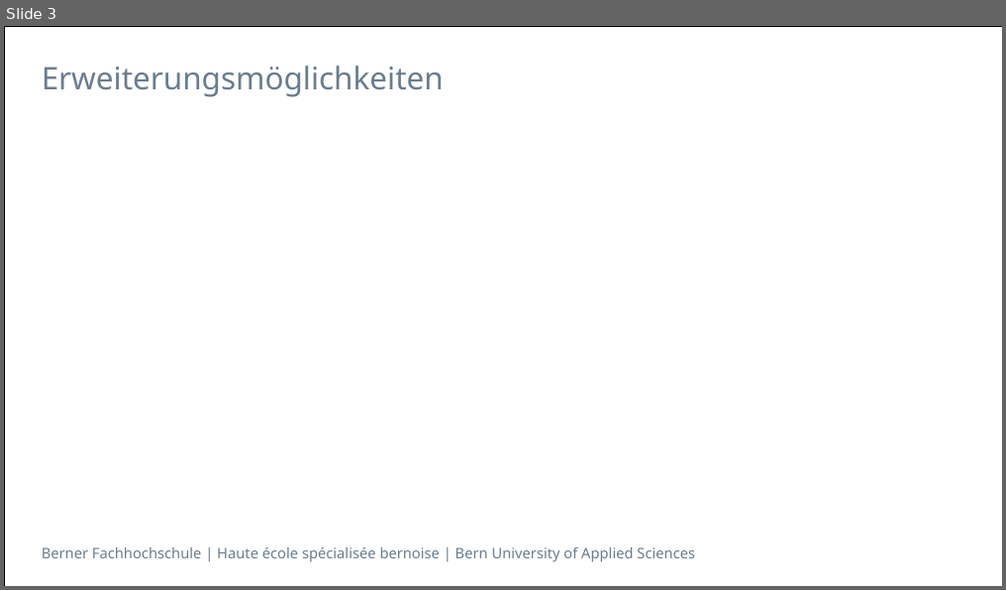
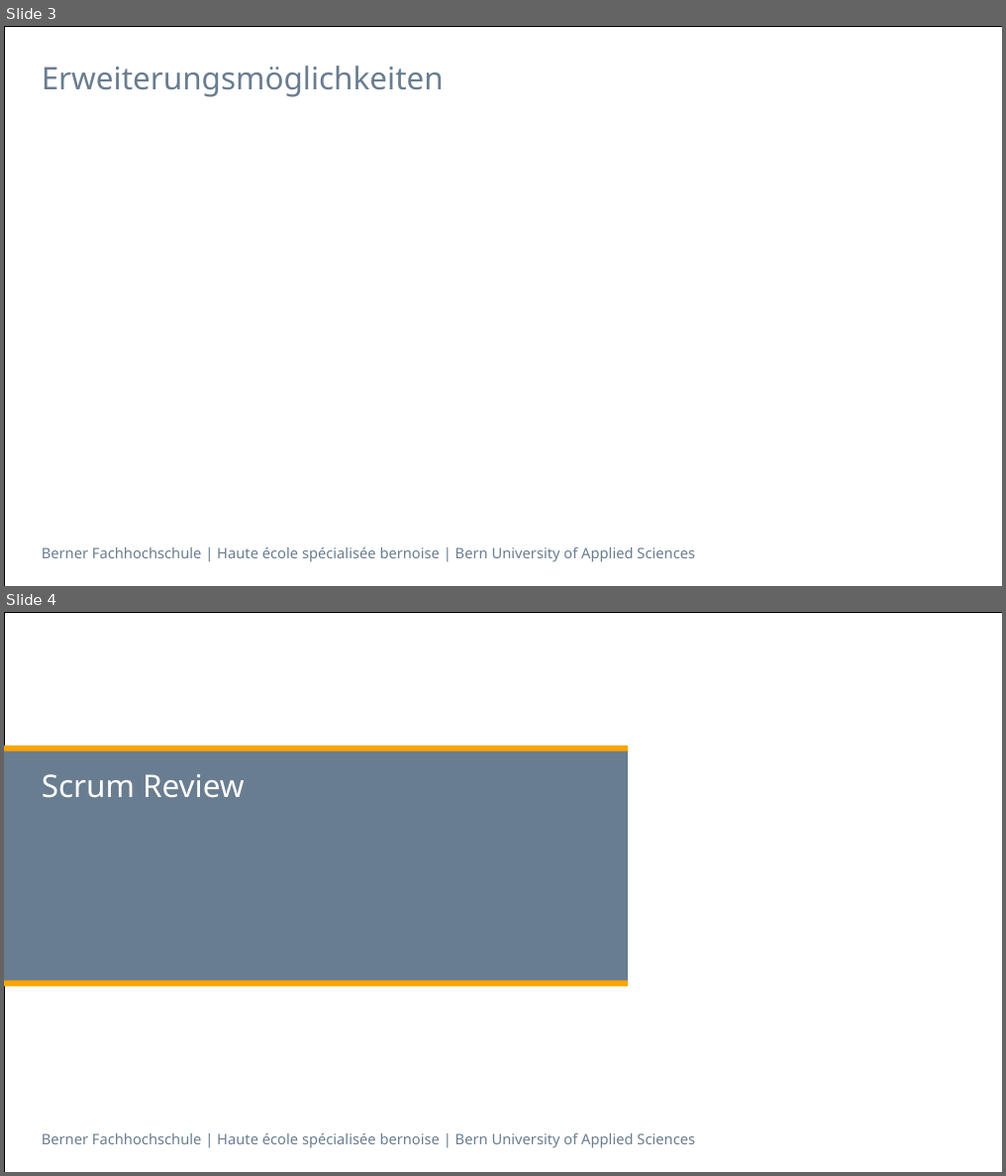
Before and after one commit to sevib1/ch.bfh.btx8081.w2016.blue, a slide deck: doc/CS1/Task14/Final_Presentation_CS1_Task_14_Blau.pptx. Shown one above the other, each under a label of ours: slide 3 before the commit, slides 3 and 4 after it. The pictures are 1006x590 and 1006x1176 pixels, drawn with LibreOffice and Linux fonts; fonts in the diff are those of the drawing. Boxes give left, top, right and bottom in pixels: in the first picture for what was removed or moved away, otherwise in the second. Text is boxed around its words. In the diff, an @@ line names an element or a change of style, - is before the commit and + after.

```diff
--- a/doc/CS1/Task14/Final_Presentation_CS1_Task_14_Blau.pptx
+++ b/doc/CS1/Task14/Final_Presentation_CS1_Task_14_Blau.pptx
@@ slide 4 added at (4, 612, 1002, 1172), background #FFFFFF; not listed: 2 template elements that a slide beside it also shows @@
@@ rounded rectangle added at (4, 748, 628, 983), fill #697D91, 18 pt, text #697D91 @@
+-
@@ rounded rectangle added at (4, 746, 628, 752), fill #FAA500 @@
@@ title added at (42, 774, 245, 798), 30 pt, text #FFFFFF @@
+Scrum Review
@@ rounded rectangle added at (4, 981, 628, 987), fill #FAA500 @@
```
Also in this commit, not shown: 4 other slides added.
